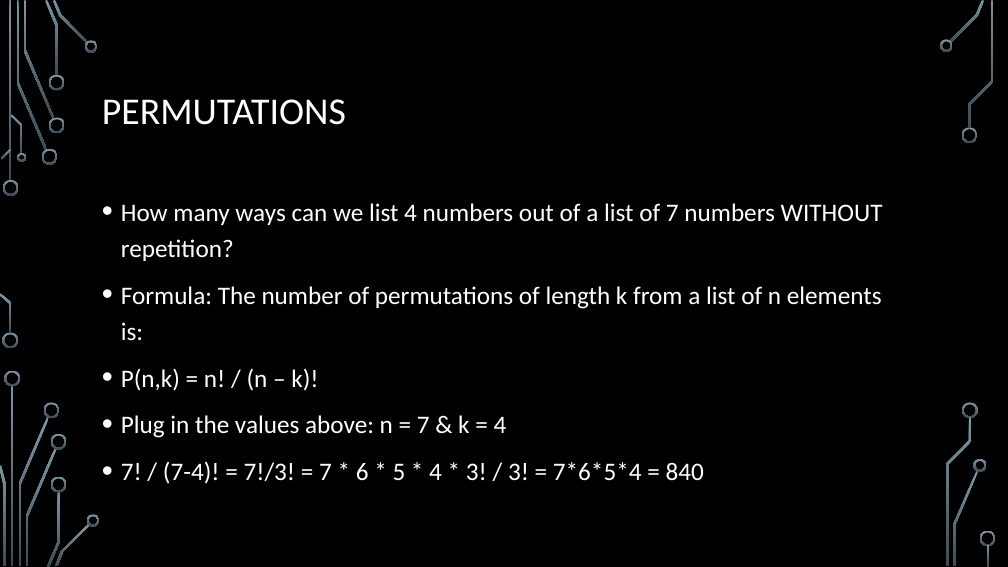
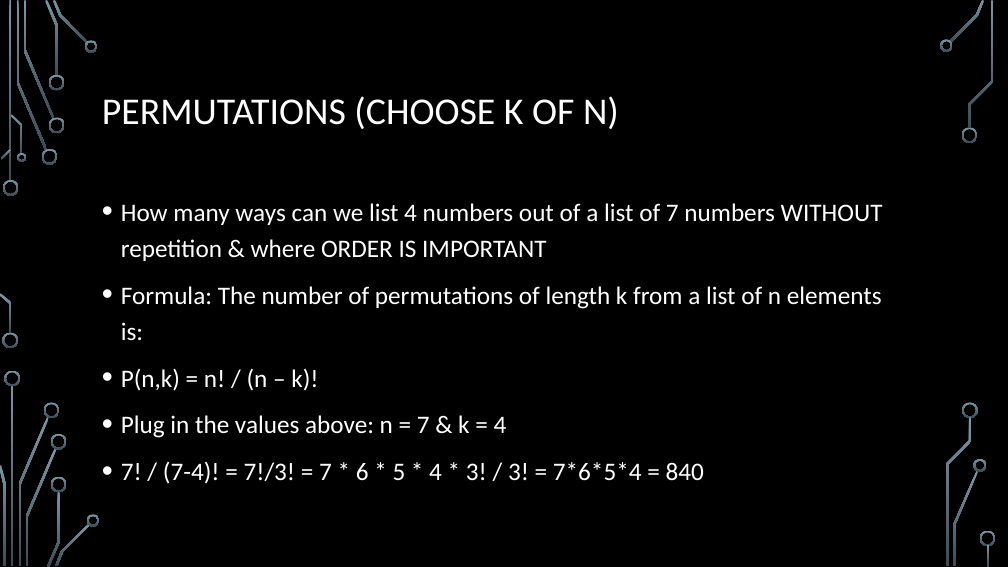
Before and after one commit to jameswilson281/CIS7---Discrete-Structures, a slide deck: slide 5 of Lectures/Lecture 12 - Combinatorics.pptx (slide 4 before the commit). Drawn at 1008x567 pixels with LibreOffice and Linux fonts; fonts in the diff are those of the drawing; background and template pictures are left out. Boxes give left, top, right and bottom in pixels: in the first picture for what was removed or moved away, otherwise in the second. Text is boxed around its words. In the diff, an @@ line names an element or a change of style, - is before the commit and + after.

Commit message:
update lecture 12

```diff
--- a/Lectures/Lecture 12 - Combinatorics.pptx
+++ b/Lectures/Lecture 12 - Combinatorics.pptx
@@ title at box(102, 96, 619, 129): text changed @@
-PERMUTATIONS
+PERMUTATIONS (CHOOSE K OF N)
@@ text at box(121, 203, 883, 261): text changed @@
-• How many ways can we list 4 numbers out of a list of 7 numbers WITHOUT repetition?
+• How many ways can we list 4 numbers out of a list of 7 numbers WITHOUT repetition & where ORDER IS IMPORTANT
```
Also in this commit, not shown: 4 other slides changed, 7 slides added.
